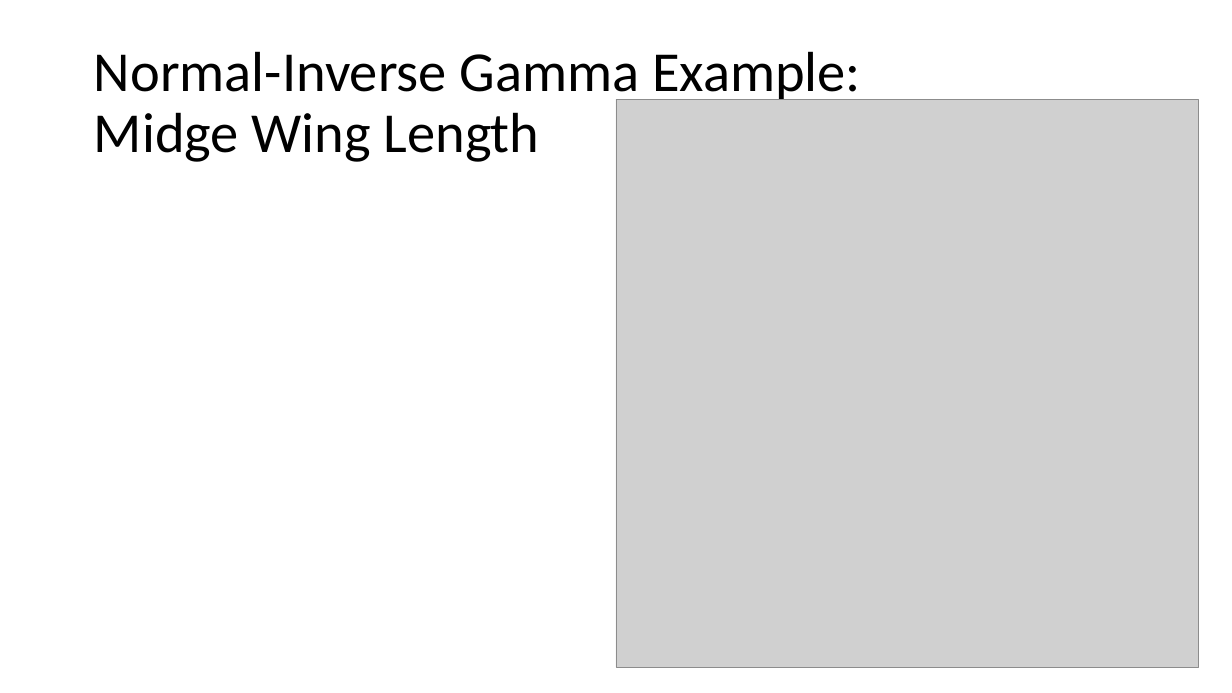
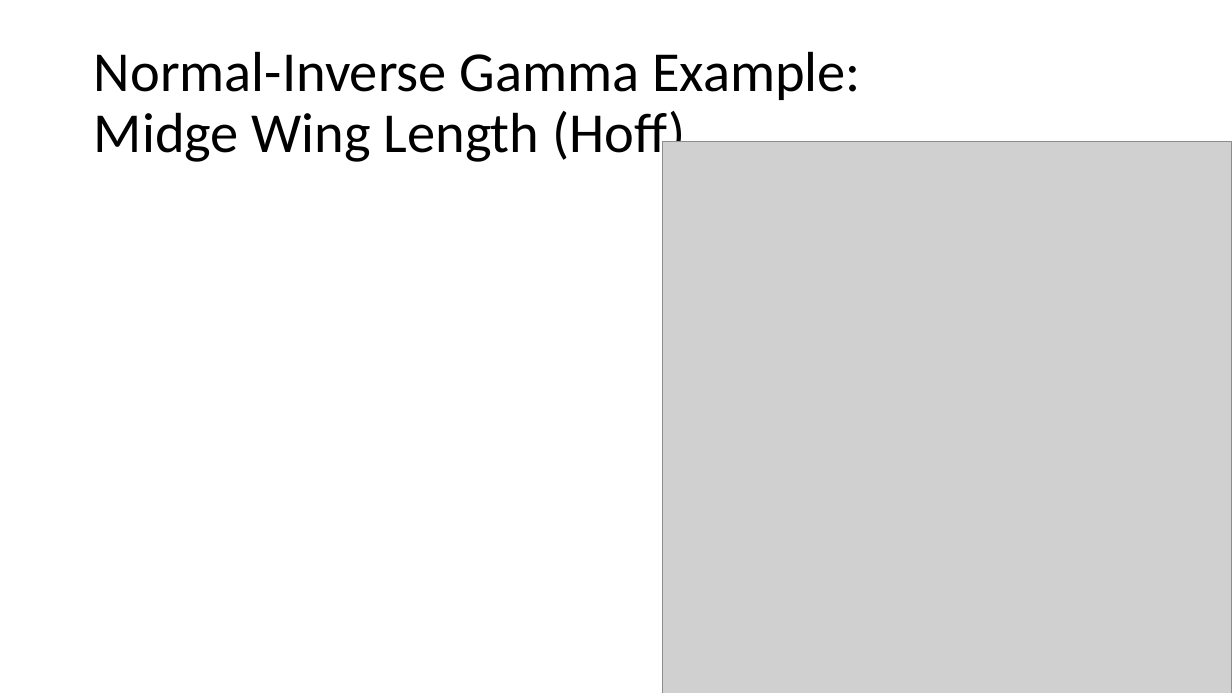
Before and after one commit to vgharris3/predictiveInference, a slide deck: slide 26 of Thesis_Files/ThesisDefense.pptx (slide 28 before the commit). Drawn at 1232x693 pixels with LibreOffice and Linux fonts; fonts in the diff are those of the drawing; grey boxes stand for pictures. Boxes give left, top, right and bottom in pixels: in the first picture for what was removed or moved away, otherwise in the second. Text is boxed around its words. In the diff, an @@ line names an element or a change of style, - is before the commit and + after.

```diff
--- a/Thesis_Files/ThesisDefense.pptx
+++ b/Thesis_Files/ThesisDefense.pptx
@@ title at (94, 51, 861, 166): text changed @@
-Normal-Inverse Gamma Example:
-Midge Wing Length
+Normal-Inverse Gamma Example:
+Midge Wing Length (Hoff)
@@ picture: place and size @@
-picture at (616, 99, 1199, 667)
+picture at (663, 141, 1232, 693)
```
Also in this commit, not shown: 9 other slides changed, 9 slides added, 11 slides removed, 10 other files.
